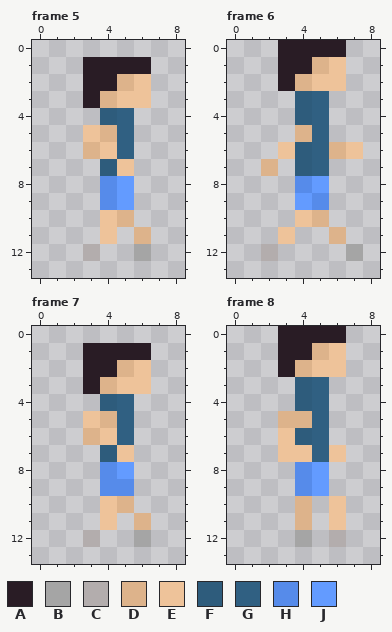
Two states of a pixel-art file, Assets/PersonalAssets/NPC/Day2/ManDayTwoIncorrectRightWalk.aseprite. That is the earlier state.
9x14 pixels, 10 frames. Shown: frame 5, frame 6, frame 7, frame 8. The commit also changed other frames, which this record leaves out.
Palette (. is transparent): A #291c25  B #a5a5a5  C #b3adad  D #ddb38b  E #eec39a  F #2e5c7c  G #306082  H #568bea  J #639bff
After the commit:
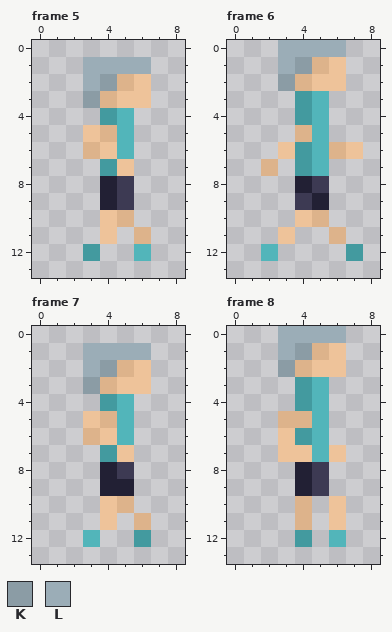
Colours new in this view: K #8b9ca5  L #9badb7
Message: Assets update All skins for NPCs for day two made
What changed:
@@ palette @@
-F #2e5c7c
+F #439a9f
-G #306082
+G #52b5ba
-H #568bea
+H #222034
-J #639bff
+J #3d3a53
--- frame 5
@@ x 0..8 @@
  0 .........
- 1 ...AAAA..
- 2 ...AADE..
- 3 ...ADEE..
+ 1 ...LLLL..
+ 2 ...LKDE..
+ 3 ...KDEE..
  4 ....FG...
@@ x 0..8 @@
 11 ....E.D..
-12 ...C..B..
+12 ...F..G..
 13 .........
--- frame 6
@@ x 0..8 @@
- 0 ...AAAA..
- 1 ...AADE..
- 2 ...ADEE..
+ 0 ...LLLL..
+ 1 ...LKDE..
+ 2 ...KDEE..
  3 ....FG...
@@ x 0..8 @@
 11 ...E..D..
-12 ..C....B.
+12 ..G....F.
 13 .........
--- frame 7
@@ x 0..8 @@
  0 .........
- 1 ...AAAA..
- 2 ...AADE..
- 3 ...ADEE..
+ 1 ...LLLL..
+ 2 ...LKDE..
+ 3 ...KDEE..
  4 ....FG...
@@ x 0..8 @@
 11 ....E.D..
-12 ...C..B..
+12 ...G..F..
 13 .........
--- frame 8
@@ x 0..8 @@
- 0 ...AAAA..
- 1 ...AADE..
- 2 ...ADEE..
+ 0 ...LLLL..
+ 1 ...LKDE..
+ 2 ...KDEE..
  3 ....FG...
@@ x 0..8 @@
 11 ....D.E..
-12 ....B.C..
+12 ....F.G..
 13 .........
Pixel boxes of the changes (left, top, right, bottom) in both pictures:
changed: (83, 57, 151, 261)
changed: (261, 40, 363, 261)
changed: (83, 343, 151, 547)
changed: (278, 326, 346, 547)
